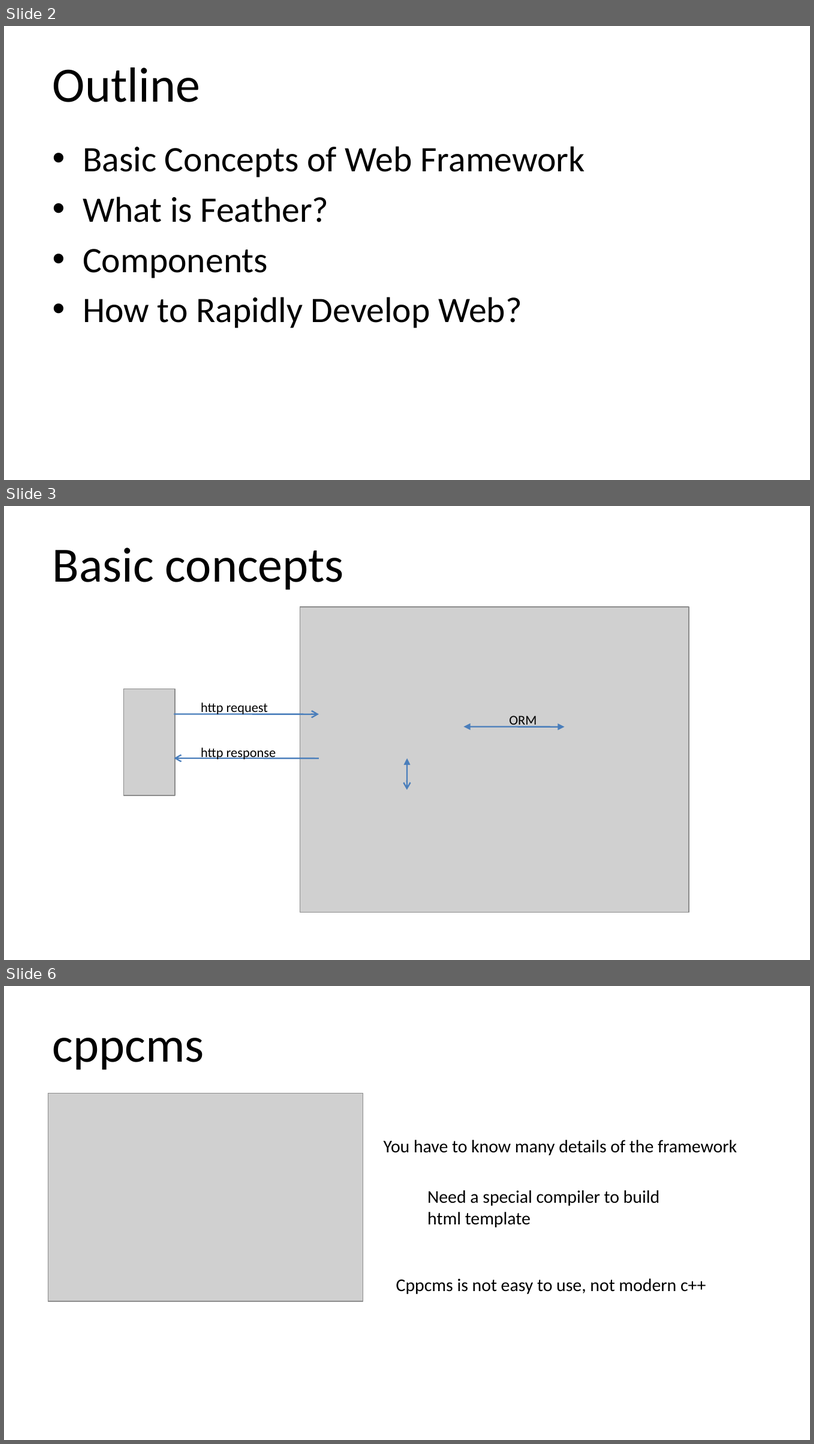
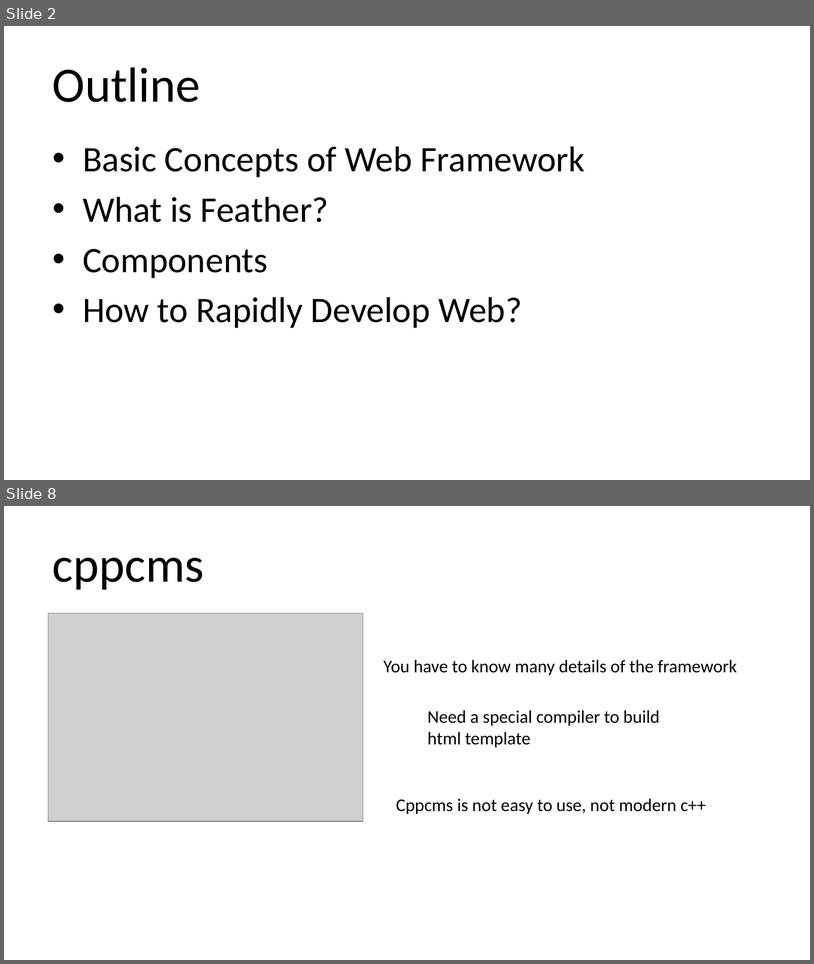
Before and after one commit to qicosmos/cppcon2018, a slide deck: cppcon2018.pptx. Shown one above the other, each under a label of ours: slides 2, 3 and 6 before the commit, slides 2 and 8 after it; the slides between them are not shown. The pictures are 814x1444 and 814x964 pixels, drawn with LibreOffice and Linux fonts; fonts in the diff are those of the drawing; grey boxes stand for pictures. Boxes give left, top, right and bottom in pixels: in the first picture for what was removed or moved away, otherwise in the second. Text is boxed around its words. In the diff, an @@ line names an element or a change of style, - is before the commit and + after.

```diff
--- a/cppcon2018.pptx
+++ b/cppcon2018.pptx
@@ slide 3 removed at <box>4,506,810,960</box>, background #FFFFFF @@
@@ title removed at <box>53,547,344,590</box> @@
-Basic concepts
@@ picture removed at <box>300,607,689,912</box> @@
@@ picture removed at <box>123,689,175,795</box> @@
@@ text removed at <box>201,702,268,715</box> @@
-http request
@@ arrow removed from (174, 714) to (320, 714) @@
@@ text removed at <box>509,715,537,727</box> @@
-ORM
@@ double arrow removed from (464, 726) to (564, 727) @@
@@ text removed at <box>201,747,276,759</box> @@
-http response
@@ arrow removed from (320, 759) to (174, 759) @@
@@ double arrow removed from (407, 759) to (407, 790) @@
@@ what was slide 6 is now slide 8 @@
```
Also in this commit, not shown: 6 slides changed, 1 slide added, 2 other slides removed.
